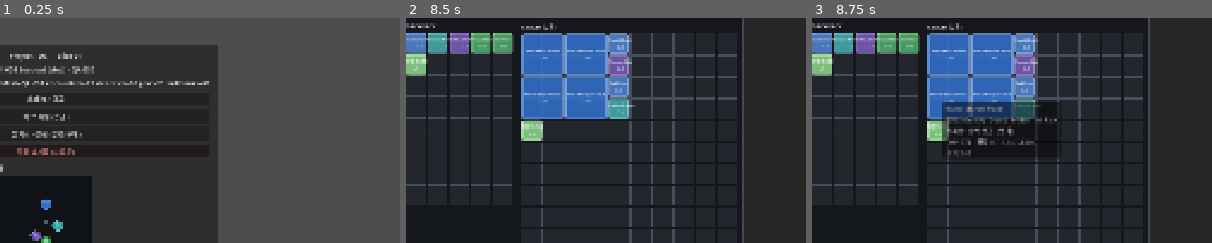
Above: before the commit, frames 1-3 (left to right).
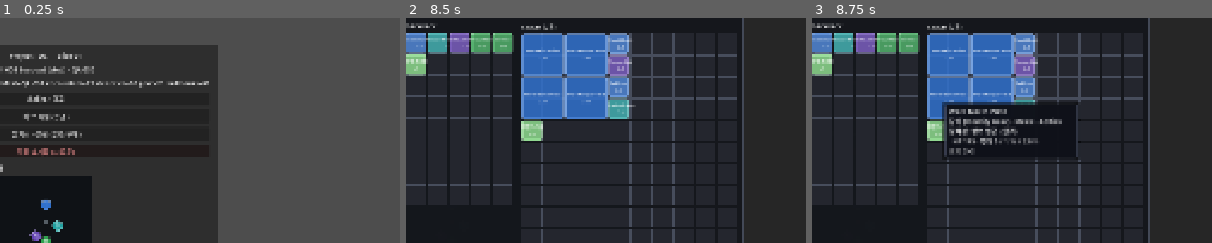
Above: after the commit, the same moments.

Repository: haepari1019/project_tdc_game
Game: Godot game, scene res://scenes/main.tscn
Two runs of this game, one before a commit and one after it. Both use one fixed random seed, a clock stepped at 60 frames per second and the inputs below.
Inputs (mouse positions are % of the whole screen's width and height, from its top left):
- Up to frame 1 (0.25 s): no input
- Up to frame 2 (8.5 s): click "Normal" at 0.5 s; click "Normal" at 1.25 s; click "스태시 / 금고" at 2 s; click "허브 시설 (승급)" at 2.75 s; click "필기소 · 상점 (분석/구매)" at 3.5 s; click "저장 초기화 (시드로)" at 4.25 s; click "재료 모두 금고로 옮기기" at 5 s; click "Confirm Loadout" at 5.75 s; tap Enter at 6.5, 8 s; drag from (50, 55) to (60, 28) at 6.52 s; tap Space at 7.25 s; drag from (30, 55) to (45, 70) at 7.27 s; move the mouse to (60, 28) at 8.02 s; hold D (move_right) from 8.03 s (still down); hold G (toggle_formation_priority) from 8.03 s (still down)
- Up to frame 3 (8.75 s): keep holding D (move_right); keep holding G (toggle_formation_priority)
The pictures show only the part of the screen within x 44-94%, y 10-60%; the shares and areas given below are measured in that part.

Frames 1-2 are identical in both runs. In frame 3, 3.2% of the frame differs, in the area x 33-68%, y 37-64%.

Commit message:
feat(ui): 스킬 슬롯 상세 설명 + 색구분 affix 툴팁 (커스텀 BBCode)
스킬 슬롯 호버 설명을 롤급 설명문으로 + affix를 색으로 한눈에(긍정 초록/부정 빨강).
Godot tooltip_text는 평문이라 색 불가 → 커스텀 BBCode 툴팁으로 해결.

- rich_tooltip.gd(신규): Panel 서브클래스 + _make_custom_tooltip → RichTextLabel(BBCode).
  색 consts POS(초록)/NEG(빨강)/ACCENT(affix 금색). RadialCooldown·인벤 셀 공유.
- skill_text.gd(신규, 공유): describe(prose+핵심수치)·affix_lines(▲초록/▼빨강)·
  band_pct/band_line(비주력 패널티 실제 %)·gear_roll_line(피해↑/쿨↓ 초록).
- 설명문 데이터: display_names.json skill_desc(kind→prose, skillbook 30종) +
  Slice01Data.get_skill_desc.
- controlled_sheet: 보조 슬롯 _sub_tip(표시명+설명+탄/쿨+affix색+패널티색)·identity _skill_tip
  BBCode화. 비주력 패널티 = 하드코딩 −10% → 밴드별 실제 %(B1 10/B2 25/B3 45).
- inventory_grid: 셀=RichTooltip(BBCode), skillbook affix·gear rolls 색구분.

검증: party_pool_smoke §17(skill_desc·affix_lines 색태그·band_pct·gear_roll_line) +
ci_smoke(액션바·인벤 부팅) PASS. 색 렌더=F5. IMPL-DEC-20260623-027.

Co-Authored-By: Claude Opus 4.8 (1M context) <noreply@anthropic.com>

Diff:
--- a/data/slice01/display_names.json
+++ b/data/slice01/display_names.json
@@ -54,5 +54,37 @@
     "affix_eff_plus": "효과 강화",
     "affix_eff_minus_trade": "효과 강화 (쿨 증가)",
     "affix_charges_small": "탄약 증가"
+  },
+  "skill_desc": {
+    "skillbook_strike": "대상 지역의 적을 강타해 즉시 피해를 준다.",
+    "skillbook_poison": "대상에 맹독을 걸어 시간에 걸쳐 지속 피해를 준다.",
+    "skillbook_stun": "대상 지역의 적을 강타하고 잠시 기절시킨다.",
+    "skillbook_fire": "지정 지점에 화염 피해를 주고 점화시킨다.",
+    "skillbook_cold": "지정 지점에 냉기 피해를 주고 적을 둔화시킨다.",
+    "skillbook_zone": "지정 지점에 일정 시간 지속되는 장판을 생성한다.",
+    "skillbook_heal": "주변 아군의 체력을 즉시 회복시킨다.",
+    "skillbook_dr": "잠시 동안 받는 피해를 감소시킨다.",
+    "skillbook_shield": "대상에게 피해를 흡수하는 보호막을 부여한다.",
+    "skillbook_hot": "일정 시간 동안 체력을 서서히 회복시킨다.",
+    "skillbook_blink": "지정한 방향으로 순간이동한다.",
+    "skillbook_vulnerable": "대상에 취약 표식을 남겨 받는 피해를 증폭시킨다.",
+    "skillbook_haste": "잠시 동안 공격·이동 속도를 높인다.",
+    "skillbook_stealth": "잠시 은신해 적의 표적에서 벗어난다.",
+    "skillbook_beam": "전방으로 관통 빔을 채널링하며 지속 피해를 준다.",
+    "skillbook_barrier": "지정 위치에 적 투사체를 막는 방벽을 소환한다.",
+    "skillbook_purge": "대상에 걸린 강화 효과를 정화(제거)한다.",
+    "skillbook_silence": "대상 지역의 적을 침묵시켜 액티브 스킬 사용을 막는다.",
+    "skillbook_bolt": "원거리 투사체를 발사해 대상에 피해를 준다.",
+    "skillbook_taunt": "대상을 도발해 자신을 공격하도록 강제한다.",
+    "skillbook_pull": "대상을 자신 쪽으로 끌어당긴다.",
+    "skillbook_slow": "전방 부채꼴 범위의 적을 둔화시킨다.",
+    "skillbook_relocate_ally": "가장 위험한 아군을 안전한 위치로 견인한다.",
+    "skillbook_reveal": "주변에 숨은 적을 드러낸다(정찰).",
+    "skillbook_pin": "대상을 제자리에 고정한다.",
+    "skillbook_scent": "대상에 혈향을 묻혀 추적 표식을 남긴다.",
+    "skillbook_root": "대상을 속박해 이동을 막는다.",
+    "skillbook_tether": "대상과 사슬로 연결해 묶어 둔다.",
+    "skillbook_charge": "대상을 향해 돌진해 충돌 피해를 준다.",
+    "skillbook_execute": "체력이 낮은 대상을 처형해 큰 피해를 준다."
   }
 }
--- a/scripts/autoload/slice01_data.gd
+++ b/scripts/autoload/slice01_data.gd
@@ -123,6 +123,9 @@
 func get_affix_label(affix_id: String) -> String:
 	return String((_display.get("affixes", {}) as Dictionary).get(affix_id, affix_id))
 
+func get_skill_desc(kind: String) -> String:
+	return String((_display.get("skill_desc", {}) as Dictionary).get(kind, ""))
+
 
 ## Identity roll table for a gear archetype (F-008 §3.7) — DERIVED 권고안(게임측, 명시 데이터 override 향후):
 ## main(현 bundled, weight 50) + 동클래스 나머지 identity(잔여 균등). [{skill_id, weight}]. ref: gear_roll_table.md.
--- a/scripts/ui/controlled_sheet.gd
+++ b/scripts/ui/controlled_sheet.gd
@@ -5,6 +5,7 @@
 
 const RadialCooldown := preload("res://scripts/ui/radial_cooldown.gd")
 const UiColors := preload("res://scripts/core/ui_colors.gd")
+const SkillText := preload("res://scripts/ui/skill_text.gd")
 
 const SLOT := 42
 const HP_W := 230
@@ -138,26 +139,42 @@
 				var _pen: bool = not _classes.is_empty() and String(m.class_id) != String(_classes[0])
 				s.key.add_theme_color_override("font_color", Color(1.0, 0.5, 0.25) if _pen else Color(0.92, 0.92, 0.92))
 				s.key.text = "%s·%d%s" % [key, int(inst.charges), ("▼" if _pen else "")]
-				s.radial.tooltip_text = "%s (%s)\n탄 %d/%d · 쿨 %ss%s" % [String(inst.display_name), key, int(inst.charges), int(inst.charges_max), _num(cdmax), (("\n⚠ 비주력 -10%") if _pen else "")]
+				s.radial.tooltip_text = _sub_tip(m, inst, key, cdmax)
 
 
 func _hp_color(r: float) -> Color:
 	return UiColors.hp_color(r)
 
 
-## Hover tooltip for a skill slot: header + readable name/blurb + cooldown (from data).
+## Identity(주 스킬) 슬롯 툴팁 — 표시명 + 설명문 + 쿨. BBCode(RadialCooldown custom tooltip가 렌더).
 func _skill_tip(skill_id: String, params: Dictionary, header: String) -> String:
 	if params.is_empty():
-		return "%s\n(미장착)" % header
+		return "[color=#9aa4b2]%s[/color]\n(미장착)" % header
 	var kind := String(params.get("kind", ""))
 	var info: Dictionary = SKILL_INFO.get(kind, {})
-	var nm := String(info.get("name", kind))
-	var lines: Array = [header, "%s  ·  %s" % [nm, skill_id] if not skill_id.is_empty() else nm]
-	if info.has("desc"):
-		lines.append(String(info["desc"]))
+	var nm := String(info.get("name", Slice01Data.get_identity_display(skill_id)))
+	var lines: Array = ["[color=#9aa4b2]%s[/color]" % header, "[b]%s[/b]" % nm]
+	var desc := String(info.get("desc", Slice01Data.get_skill_desc(kind)))
+	if not desc.is_empty():
+		lines.append(desc)
 	var cd := float(params.get("cooldown_s", 0.0))
 	if cd > 0.0:
-		lines.append("쿨다운 %ss" % _num(cd))
+		lines.append("[color=#9aa4b2]쿨다운 %ss[/color]" % _num(cd))
+	return "\n".join(lines)
+
+
+## 보조(Q/E/R) 스킬북 슬롯 툴팁 — 표시명 + 설명문 + 탄/쿨 + affix(색) + 비주력 패널티(색). BBCode.
+func _sub_tip(m: Node, inst: Dictionary, key: String, cdmax: float) -> String:
+	var kind := String(inst.params.get("kind", ""))
+	var lines: Array = [
+		"[b]%s[/b]  [color=#9aa4b2]· 보조 %s[/color]" % [String(inst.display_name), key],
+		SkillText.describe(kind, inst.params),
+		"[color=#9aa4b2]탄 %d/%d  ·  쿨 %ss[/color]" % [int(inst.charges), int(inst.charges_max), _num(cdmax)],
+	]
+	lines.append_array(SkillText.affix_lines(inst.get("affix", {})))
+	var bp := SkillText.band_pct(String(inst.get("base_ability_id", "")), String(m.class_id))
+	if bp > 0:
+		lines.append(SkillText.band_line(bp))
 	return "\n".join(lines)
 
 
--- a/scripts/ui/inventory/inventory_grid.gd
+++ b/scripts/ui/inventory/inventory_grid.gd
@@ -10,6 +10,8 @@
 const C_LINE := Color(0.28, 0.30, 0.36)
 const C_OK := Color(0.30, 0.85, 0.40, 0.40)
 const C_BAD := Color(0.95, 0.25, 0.20, 0.45)
+const RichTooltip := preload("res://scripts/ui/rich_tooltip.gd")   # 색 가능한 BBCode 툴팁(affix 강조)
+const SkillText := preload("res://scripts/ui/skill_text.gd")
 
 ## Optional flavor blurb per item id, for the hover tooltip (PH). Generic-loot entries removed —
 ## only real items remain (Key = sealed-door key). Functional items show their own id/name.
@@ -161,7 +163,7 @@
 
 
 func _make_node(item: Dictionary) -> Panel:
-	var p := Panel.new()
+	var p := RichTooltip.new()   # BBCode 툴팁(색구분 affix/옵션) — 일반 Panel처럼 동작
 	p.size = item_px(int(item.w), int(item.h))
 	p.mouse_filter = Control.MOUSE_FILTER_STOP
 	p.tooltip_text = _item_tip(item)
@@ -241,9 +243,9 @@
 			int(g.get("basic_damage", combat.get("basic_damage", 0))),
 			float(g.get("basic_interval_s", combat.get("basic_interval_s", 1.0))),
 			float(g.get("basic_range_m", combat.get("basic_range_m", 2.0)))])
-	var rolls = item.get("rolls", {})
-	if typeof(rolls) == TYPE_DICTIONARY and not (rolls as Dictionary).is_empty():
-		out.append("옵션: 피해 ×%.2f · 쿨 ×%.2f" % [float(rolls.get("dmg_mult", 1.0)), float(rolls.get("cd_mult", 1.0))])
+	var roll_line := SkillText.gear_roll_line(item.get("rolls", {}))   # 색구분(피해↑/쿨↓ 초록)
+	if not roll_line.is_empty():
+		out.append(roll_line)
 	return out
 
 
@@ -259,19 +261,8 @@
 		for c in m.get("equip_classes", []):
 			eq.append(Slice01Data.get_role_label(String(c)))
 		out.append("  장착: %s" % ", ".join(eq))
-	# D-018 §7.3 affix — 루팅 인스턴스 굴림(효과/탄/쿨). {} = 무affix(상점 생본·스타터).
-	var affix = item.get("affix", {})
-	if typeof(affix) == TYPE_DICTIONARY and not (affix as Dictionary).is_empty():
-		var parts: Array = []
-		if float(affix.get("coeff", 0.0)) > 0.0:
-			parts.append("효과 +%d%%" % roundi(float(affix.get("coeff", 0.0)) * 100.0))
-		if int(affix.get("charges", 0)) > 0:
-			parts.append("탄 +%d" % int(affix.get("charges", 0)))
-		if float(affix.get("cd_trade", 0.0)) > 0.0:
-			parts.append("쿨 +%d%%" % roundi(float(affix.get("cd_trade", 0.0)) * 100.0))
-		var ids: Array = affix.get("ids", [])
-		var nm := Slice01Data.get_affix_label(String(ids[0])) if not ids.is_empty() else "affix"
-		out.append("  ✦ %s [%s] — %s" % [nm, String(affix.get("tier", "")), ", ".join(parts)])
+	# D-018 §7.3 affix — 루팅 인스턴스 굴림. 색구분(긍정 초록/부정 빨강) 라인. {} = 무affix.
+	out.append_array(SkillText.affix_lines(item.get("affix", {})))
 	return out
 
 
--- a/scripts/ui/radial_cooldown.gd
+++ b/scripts/ui/radial_cooldown.gd
@@ -2,9 +2,16 @@
 ## Clockwise radial cooldown overlay (UI-003 style). ratio 0 = ready, 1 = full cd.
 ## Gray wedge shrinks clockwise from top as the cooldown counts down.
 
+const RichTooltip := preload("res://scripts/ui/rich_tooltip.gd")
+
 var ratio: float = 0.0
 var icon_color: Color = Color(0.55, 0.55, 0.62)
 var empty: bool = false
+
+
+## 스킬 슬롯 툴팁을 BBCode(색)로 렌더 — tooltip_text에 색 태그(affix/패널티)를 넣을 수 있게.
+func _make_custom_tooltip(for_text: String) -> Object:
+	return RichTooltip.make(for_text)
 
 
 ## Mark an unequipped sub slot (dim placeholder, no wedge).
--- /dev/null
+++ b/scripts/ui/rich_tooltip.gd
@@ -0,0 +1,37 @@
+extends Panel
+## 색을 쓸 수 있는 커스텀 툴팁 — Godot의 기본 `tooltip_text`는 평문이라 폰트색이 안 된다.
+## 이 Panel 서브클래스를 쓰는 컨트롤은 `tooltip_text`에 BBCode를 넣으면 색이 적용된다(affix 등 강조).
+## static `make()`는 BBCode 문자열 → 다크 패널+RichTextLabel 툴팁 노드. 다른 컨트롤(RadialCooldown)도 재사용.
+
+## 공용 색 (다크 배경 가독) — 긍정(버프/보너스) 초록 · 부정(패널티/트레이드) 빨강 · affix 강조(특별) 금색.
+const POS := "8be58b"
+const NEG := "ff8a6a"
+const ACCENT := "ffcf6b"
+const DIM := "9aa4b2"
+
+
+static func make(for_text: String) -> Control:
+	var pc := PanelContainer.new()
+	var sb := StyleBoxFlat.new()
+	sb.bg_color = Color(0.06, 0.07, 0.10, 0.97)
+	sb.border_color = Color(0.30, 0.33, 0.42)
+	sb.set_border_width_all(1)
+	sb.set_corner_radius_all(5)
+	sb.content_margin_left = 9
+	sb.content_margin_right = 9
+	sb.content_margin_top = 7
+	sb.content_margin_bottom = 7
+	pc.add_theme_stylebox_override("panel", sb)
+	var rt := RichTextLabel.new()
+	rt.bbcode_enabled = true
+	rt.fit_content = true
+	rt.scroll_active = false
+	rt.autowrap_mode = TextServer.AUTOWRAP_WORD_SMART
+	rt.custom_minimum_size = Vector2(300, 0)
+	rt.text = for_text
+	pc.add_child(rt)
+	return pc
+
+
+func _make_custom_tooltip(for_text: String) -> Object:
+	return make(for_text)
--- /dev/null
+++ b/scripts/ui/skill_text.gd
@@ -0,0 +1,77 @@
+extends RefCounted
+## 스킬/affix 툴팁 텍스트 빌더 (BBCode). 설명문 = display_names.json `skill_desc[kind]` + 핵심 수치.
+## affix·밴드 패널티는 색 구분(긍정 초록 · 부정 빨강 · affix 특별 금색) — RichTooltip(custom tooltip) 사용 컨트롤에서만 색이 보인다.
+## 액션바(controlled_sheet)와 인벤 그리드(inventory_grid)가 공유. ref: docs/design/affix_design.md.
+
+const RT := preload("res://scripts/ui/rich_tooltip.gd")
+const _BAND_COEFF := {"B0": 1.0, "B1": 0.9, "B2": 0.75, "B3": 0.55}   # D-016 §3.2 / ability_dispatch와 동일
+
+
+## 스킬 한 줄 설명 — prose(kind별) + 핵심 수치(피해/반경/지속). 색 없음(본문).
+static func describe(kind: String, params: Dictionary) -> String:
+	var prose := Slice01Data.get_skill_desc(kind)
+	var nums := _key_nums(params)
+	if nums.is_empty():
+		return prose
+	return "%s  [color=#%s](%s)[/color]" % [prose, RT.DIM, nums]
+
+
+static func _key_nums(p: Dictionary) -> String:
+	var parts: Array = []
+	if p.has("damage_mult"):
+		parts.append("피해 ×%s" % _n(float(p["damage_mult"])))
+	for k in p:
+		if String(k).ends_with("radius_m"):
+			parts.append("반경 %sm" % _n(float(p[k])))
+			break
+	for k in p:
+		var ks := String(k)
+		if ks.ends_with("_s") and ks != "cooldown_s" and ks != "telegraph_s":
+			parts.append("지속 %s초" % _n(float(p[k])))
+			break
+	return "  ·  ".join(parts)
+
+
+## affix 색구분 라인들(BBCode) — 없으면 []. ▲ 긍정 초록 · ▼ 부정(쿨 트레이드) 빨강.
+static func affix_lines(affix) -> Array:
+	if typeof(affix) != TYPE_DICTIONARY or (affix as Dictionary).is_empty():
+		return []
+	var a: Dictionary = affix
+	var ids: Array = a.get("ids", [])
+	var nm := Slice01Data.get_affix_label(String(ids[0])) if not ids.is_empty() else "특수 옵션"
+	var out: Array = ["[color=#%s]✦ %s · %s[/color]" % [RT.ACCENT, nm, String(a.get("tier", ""))]]
+	if float(a.get("coeff", 0.0)) > 0.0:
+		out.append("  [color=#%s]▲ 효과 +%d%%[/color]" % [RT.POS, roundi(float(a["coeff"]) * 100.0)])
+	if int(a.get("charges", 0)) > 0:
+		out.append("  [color=#%s]▲ 탄약 +%d[/color]" % [RT.POS, int(a["charges"])])
+	if float(a.get("cd_trade", 0.0)) > 0.0:
+		out.append("  [color=#%s]▼ 쿨다운 +%d%%[/color]" % [RT.NEG, roundi(float(a["cd_trade"]) * 100.0)])
+	return out
+
+
+## 비주력(서브 클래스) 적성 패널티 % — main class = 0. sub_bands × BAND_COEFF.
+static func band_pct(base_ability_id: String, class_id: String) -> int:
+	var bands: Dictionary = Slice01Data.get_skillbook_master(base_ability_id).get("sub_bands", {})
+	var coeff := float(_BAND_COEFF.get(String(bands.get(class_id, "B0")), 1.0))
+	return int(round((1.0 - coeff) * 100.0))
+
+
+## 비주력 패널티 색 라인(빨강) — band_pct>0 일 때만 호출.
+static func band_line(pct: int) -> String:
+	return "[color=#%s]⚠ 비주력 적성 −%d%%[/color]" % [RT.NEG, pct]
+
+
+## 기어 옵션 roll 색 라인(BBCode) — 피해↑/쿨↓ = 긍정 초록, 쿨↑ = 부정 빨강.
+static func gear_roll_line(rolls) -> String:
+	if typeof(rolls) != TYPE_DICTIONARY or (rolls as Dictionary).is_empty():
+		return ""
+	var dm := float((rolls as Dictionary).get("dmg_mult", 1.0))
+	var cm := float((rolls as Dictionary).get("cd_mult", 1.0))
+	var parts: Array = []
+	parts.append("[color=#%s]피해 ×%.2f[/color]" % [(RT.POS if dm >= 1.0 else RT.NEG), dm])
+	parts.append("[color=#%s]쿨 ×%.2f[/color]" % [(RT.POS if cm <= 1.0 else RT.NEG), cm])   # 쿨은 낮을수록 좋음
+	return "옵션: " + "  ·  ".join(parts)
+
+
+static func _n(v: float) -> String:
+	return "%d" % int(v) if is_equal_approx(v, floorf(v)) else "%.1f" % v
--- a/tools/party_pool_smoke.gd
+++ b/tools/party_pool_smoke.gd
@@ -232,6 +232,14 @@
 	_chk("affix 영속(capture/apply)", sb1 != null and int((sb1.affix as Dictionary).get("charges", 0)) == 5 and int(sb1.charges_max) == base_cmax + 5)
 	pmc.free(); pmc2.free()
 
+	# 17) 스킬 설명문 + 색구분 툴팁 빌더 (display_names.skill_desc / SkillText).
+	_chk("skill_desc(silence) 존재", not sd.get_skill_desc("skillbook_silence").is_empty())
+	var ST = load("res://scripts/ui/skill_text.gd")
+	var alines: Array = ST.affix_lines({"ids": ["affix_eff_plus"], "tier": "T1", "coeff": 0.09, "charges": 0, "cd_trade": 0.0})
+	_chk("affix_lines 색태그", alines.size() >= 1 and String(alines[0]).contains("color="))
+	_chk("band_pct 주력=0", ST.band_pct("AB-044", "Healer") == 0)
+	_chk("gear_roll_line 색태그", String(ST.gear_roll_line({"dmg_mult": 1.1, "cd_mult": 0.95})).contains("color="))
+
 	print("PARTY POOL SMOKE " + ("PASSED" if _ok else "FAILED"))
 	quit(0 if _ok else 1)
 
Not shown, added: scripts/ui/rich_tooltip.gd.uid
Not shown, added: scripts/ui/skill_text.gd.uid
Not shown, changed: docs/impl_decisions/ImplDecisionLog.md
